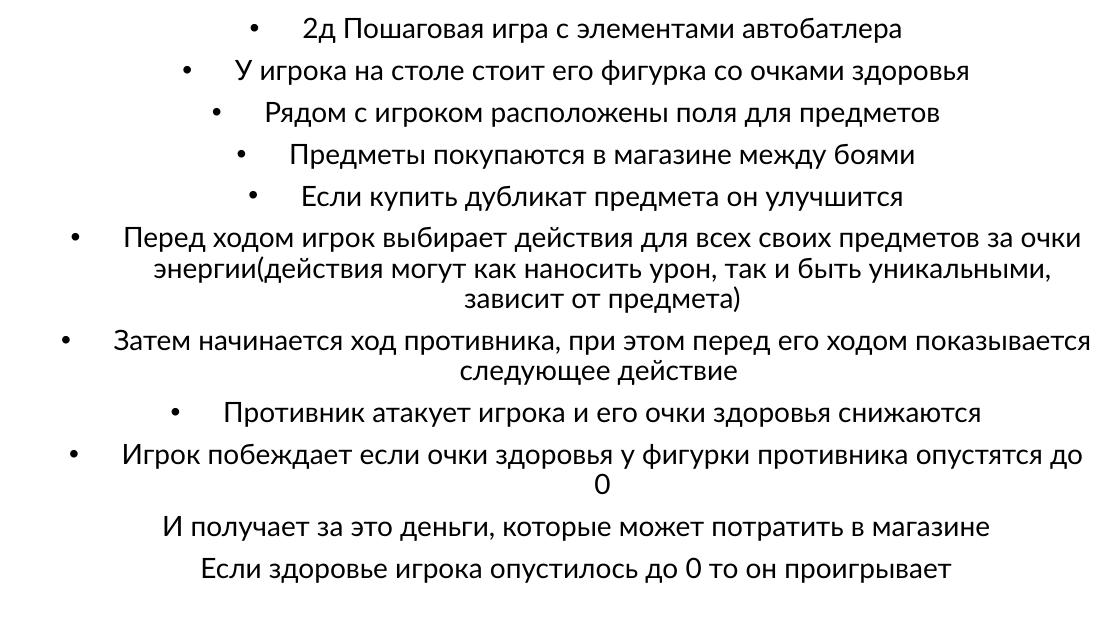
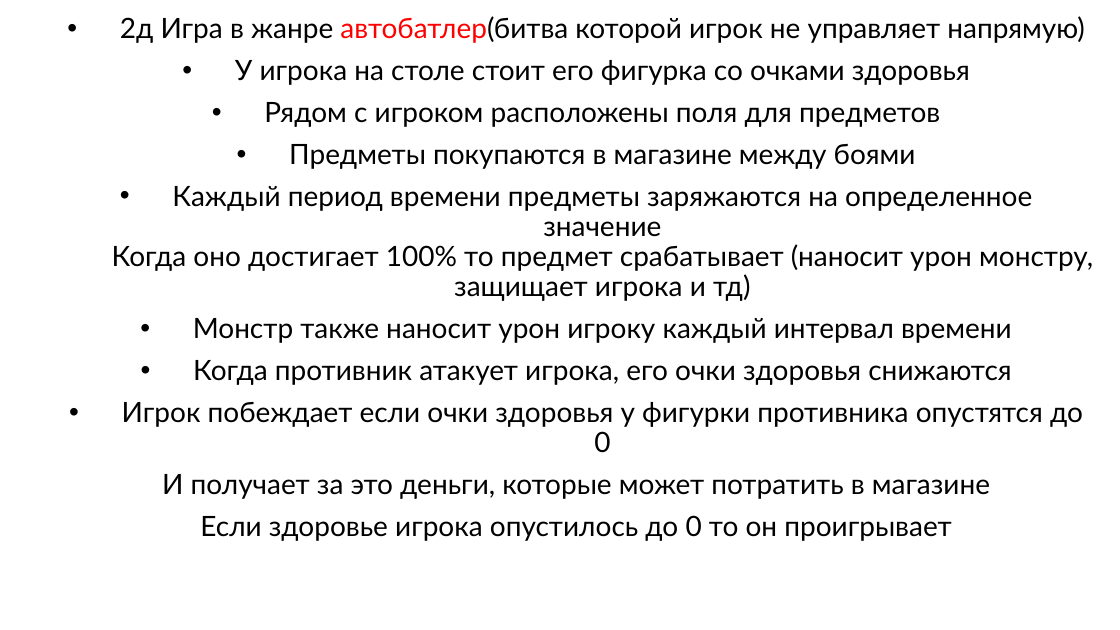
Before and after one commit to zyuzyakin/CSharpBattlerGame, a slide deck: slide 1 of идея игры.pptx. Drawn at 1120x630 pixels with LibreOffice and Linux fonts; fonts in the diff are those of the drawing. Boxes give left, top, right and bottom in pixels: in the first picture for what was removed or moved away, otherwise in the second. Text is boxed around its words. In the diff, an @@ line names an element or a change of style, - is before the commit and + after.

```diff
--- a/идея игры.pptx
+++ b/идея игры.pptx
@@ subtitle at bbox=[120, 16, 1085, 43]: text changed @@
-• 2д Пошаговая игра с элементами автобатлера
+• 2д Игра в жанре автобатлер(битва которой игрок не управляет напрямую)
@@ subtitle at bbox=[112, 186, 1093, 385]: text changed @@
-• Если купить дубликат предмета он улучшится
-• Перед ходом игрок выбирает действия для всех своих предметов за очки энергии(действия могут как наносить урон, так и быть уникальными, зависит от предмета)
-• Затем начинается ход противника, при этом перед его ходом показывается следующее действие
-• Противник атакует игрока и его очки здоровья снижаются
+• Каждый период времени предметы заряжаются на определенное значение
+  Когда оно достигает 100% то предмет срабатывает (наносит урон монстру, защищает игрока и тд)
+• Монстр также наносит урон игроку каждый интервал времени
+• Когда противник атакует игрока, его очки здоровья снижаются
```
Also in this commit, not shown: 2 other slides changed.
